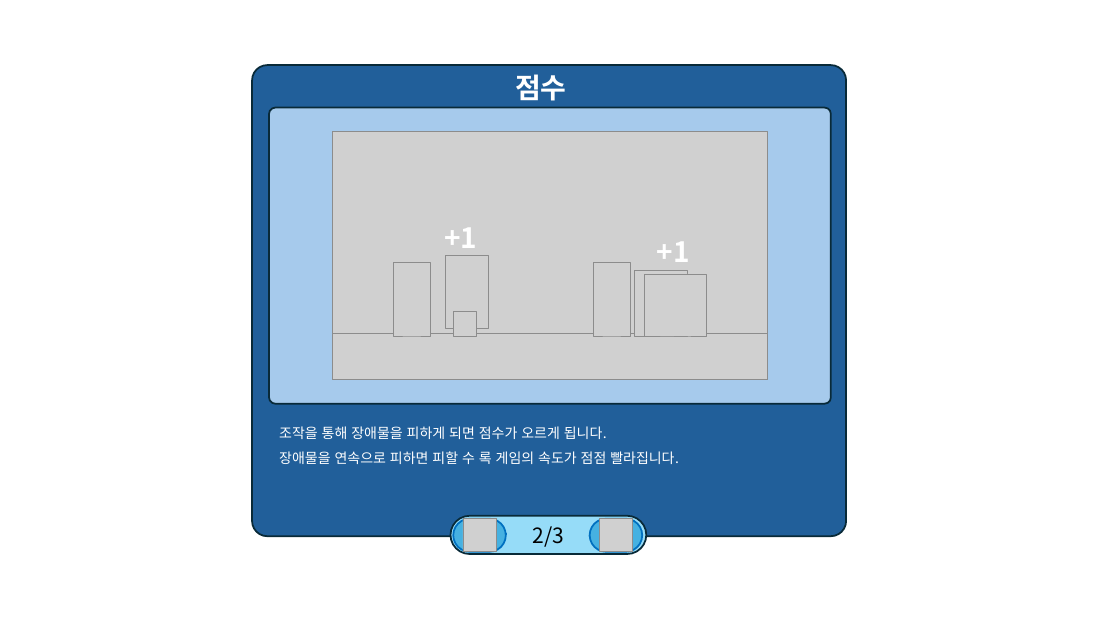
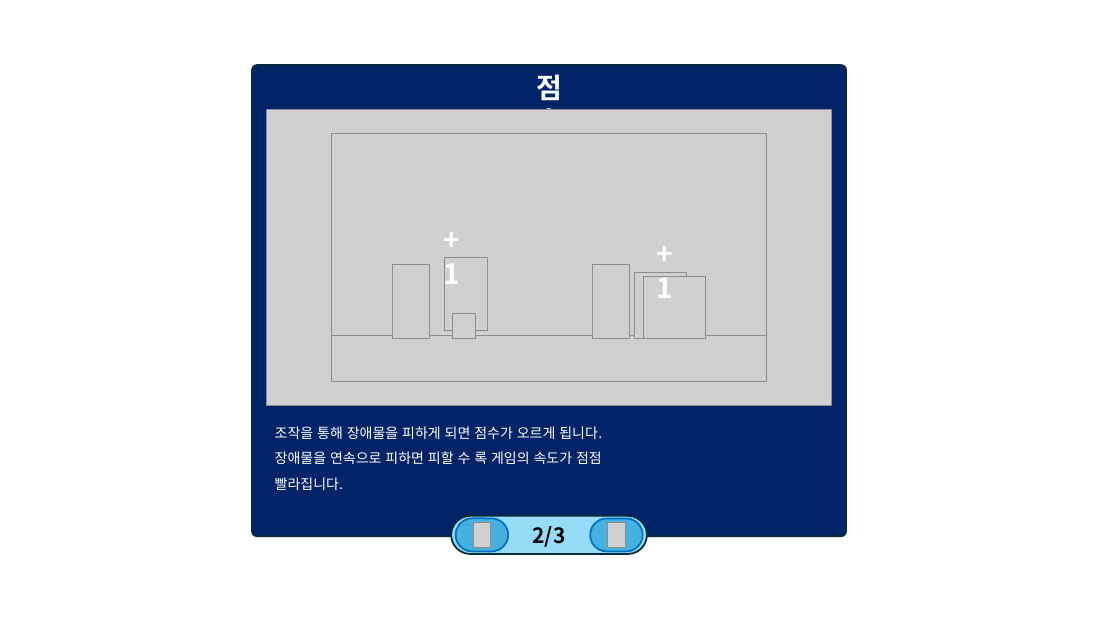
Before and after one commit to weariness00/Mandle_10Minute_Game, a slide deck: slide 32 of document/UI.pptx. Drawn at 1120x630 pixels with LibreOffice and Linux fonts; fonts in the diff are those of the drawing; grey boxes stand for pictures. Boxes give left, top, right and bottom in pixels: in the first picture for what was removed or moved away, otherwise in the second. Text is boxed around its words. In the diff, an @@ line names an element or a change of style, - is before the commit and + after.

```diff
--- a/document/UI.pptx
+++ b/document/UI.pptx
@@ rounded rectangle at (252,66,846,537): fill #215F9A to #002467; proportions changed @@
@@ text "점수" rewrapped from (515,74,567,101) to (536,74,562,134) @@
@@ picture added at (266,109,832,406) @@
@@ rounded rectangle removed at (269,108,831,404) @@
@@ text "+1" rewrapped from (444,228,477,256) to (444,257,461,292) @@
@@ text "+1" rewrapped from (657,242,690,262) to (656,272,673,298) @@
@@ text "조작을 통해 장애물을 피하게 되면 ..." rewrapped from (279,426,679,464) to (275,426,602,464) @@
@@ rounded rectangle "2/3" at (451,516,647,554): bold on @@
@@ picture removed at (463,518,496,551) @@
@@ picture added at (473,523,491,547) @@
@@ picture removed at (600,518,633,551) @@
@@ picture added at (607,523,625,547) @@
```
Also in this commit, not shown: 2 other slides changed, 9 other files.
